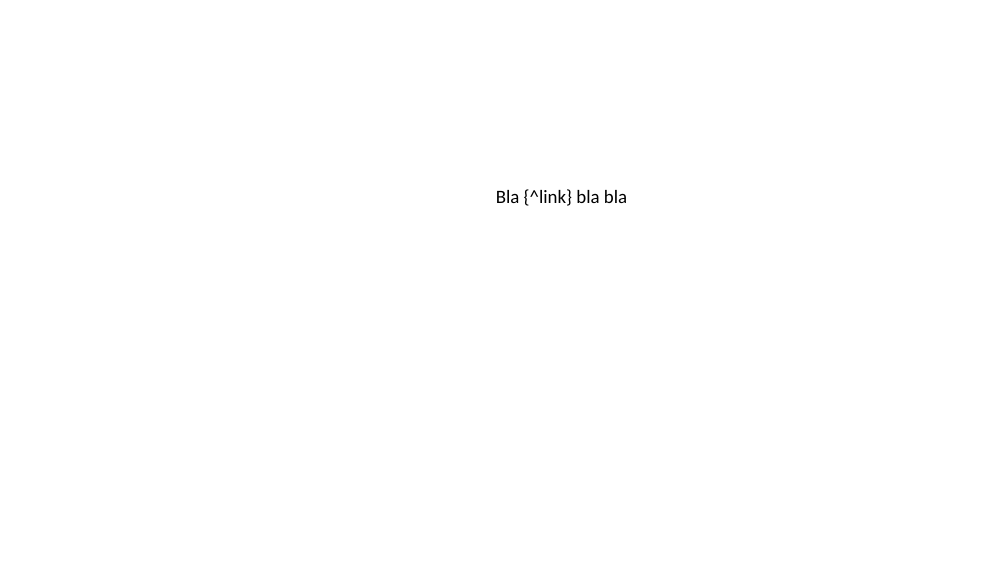
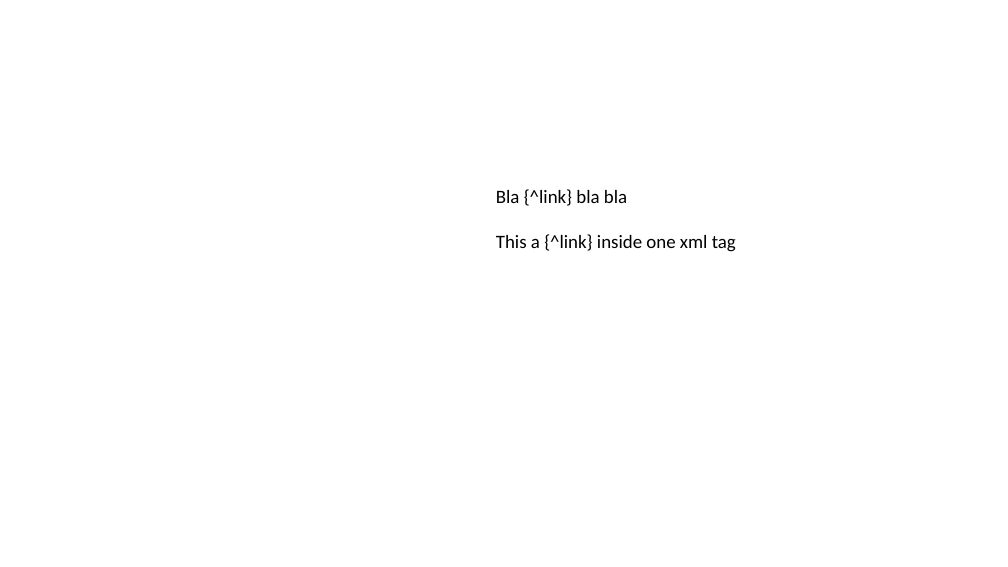
Before and after one commit to sujith3g/docxtemplater-link-module, a slide deck: slide 2 of examples/example-href.pptx. Drawn at 1008x567 pixels with LibreOffice and Linux fonts; fonts in the diff are those of the drawing. Boxes give left, top, right and bottom in pixels: in the first picture for what was removed or moved away, otherwise in the second. Text is boxed around its words. In the diff, an @@ line names an element or a change of style, - is before the commit and + after.

Commit message:
no need for space preserve in pptx

```diff
--- a/examples/example-href.pptx
+++ b/examples/example-href.pptx
@@ text at <box>496,234,736,252</box>: paragraph added @@
+This a {^link} inside one xml tag
```
Also in this commit, not shown: 1 other file.
